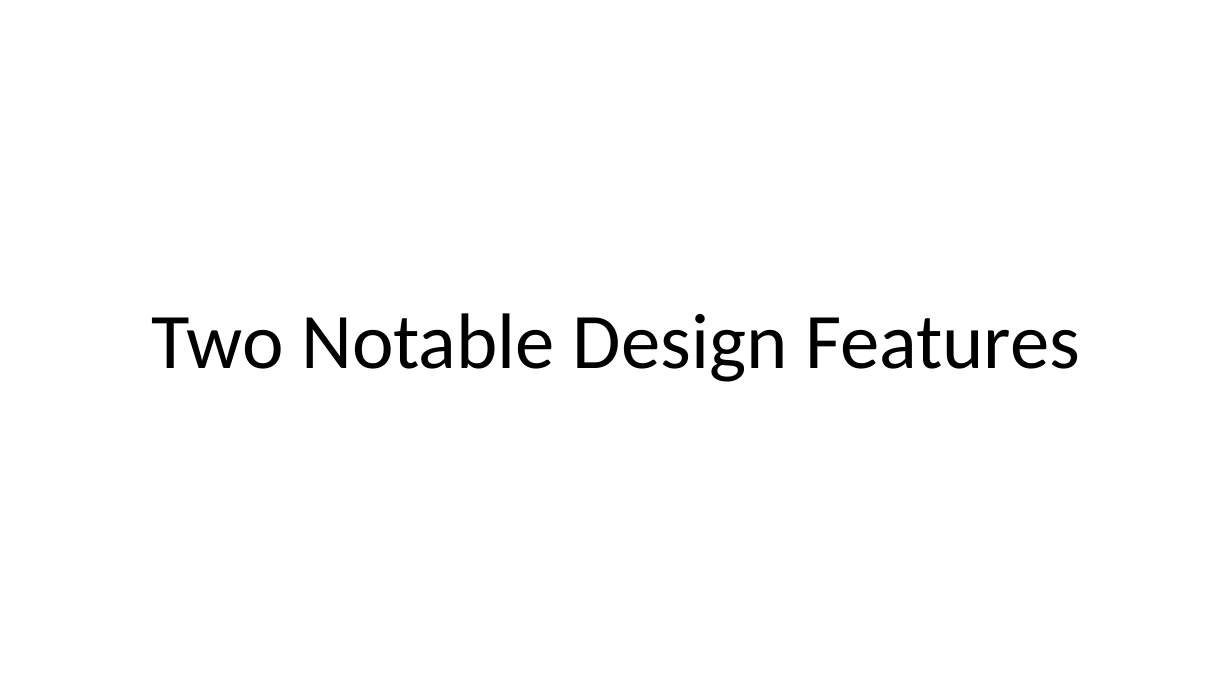
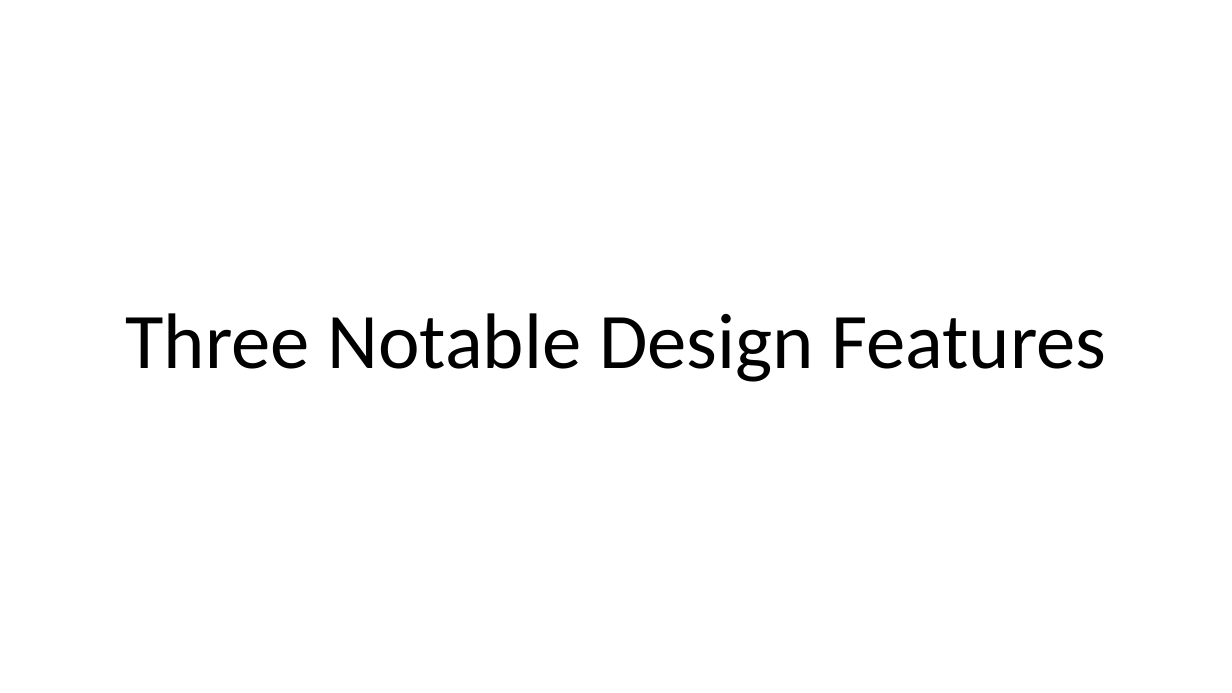
Before and after one commit to jniss1/EC-311-Project-, a slide deck: slide 18 of EC311 Final Project Presentation.pptx. Drawn at 1232x693 pixels with LibreOffice and Linux fonts; fonts in the diff are those of the drawing. Boxes give left, top, right and bottom in pixels: in the first picture for what was removed or moved away, otherwise in the second. Text is boxed around its words. In the diff, an @@ line names an element or a change of style, - is before the commit and + after.

Commit message:
editted a header slide

```diff
--- a/EC311 Final Project Presentation.pptx
+++ b/EC311 Final Project Presentation.pptx
@@ text at (x1=125, y1=313, x2=1107, y2=382): text changed @@
-Two Notable Design Features
+Three Notable Design Features
```
Also in this commit, not shown: 1 other file.
